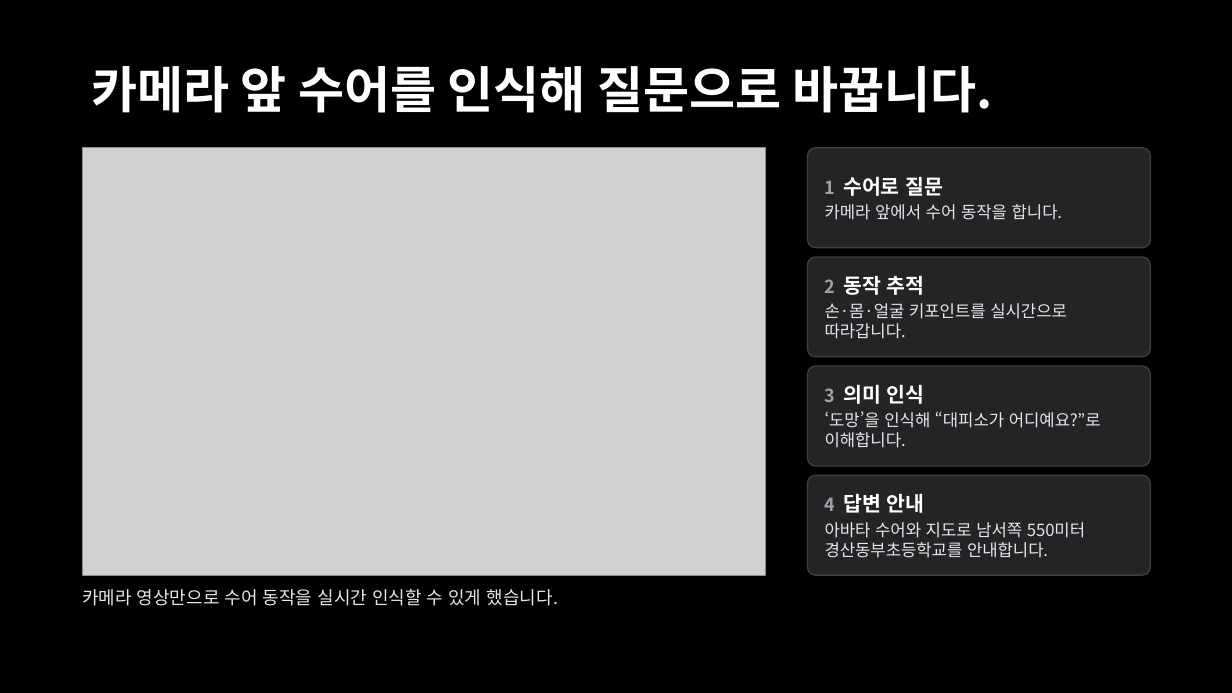
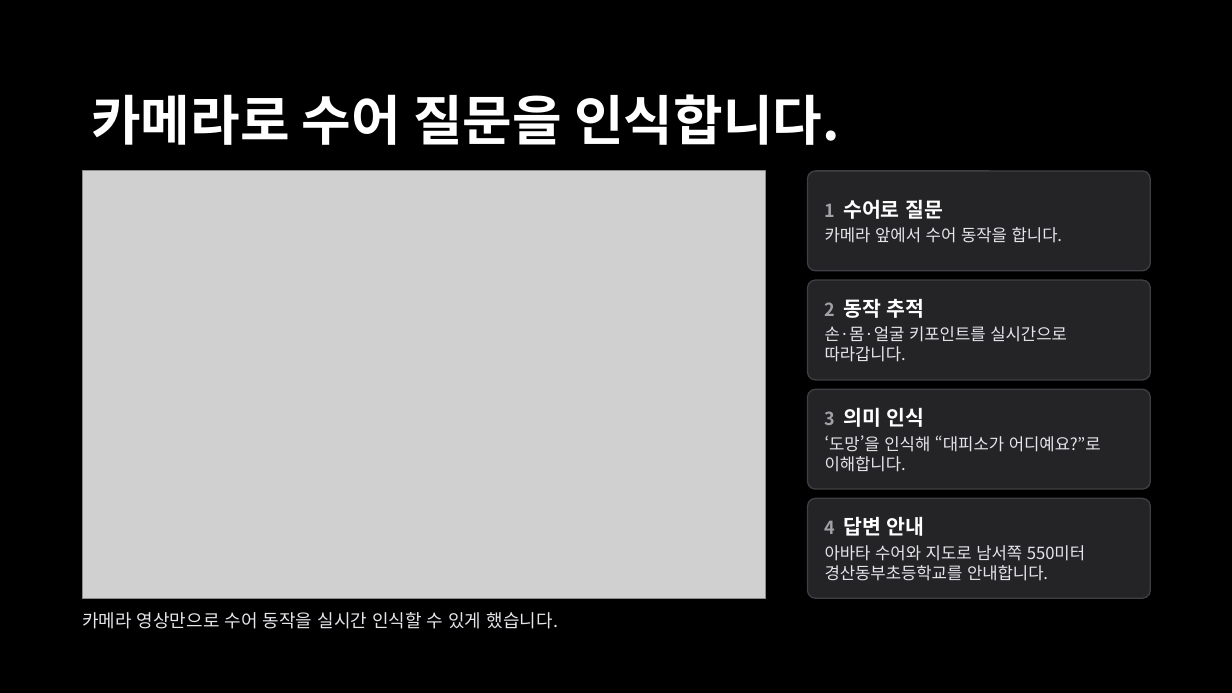
Before and after one commit to BioCode67/AI-service-project, a slide deck: slide 11 of 이음_추가.pptx. Drawn at 1232x693 pixels with LibreOffice and Linux fonts; fonts in the diff are those of the drawing; grey boxes stand for pictures. Boxes give left, top, right and bottom in pixels: in the first picture for what was removed or moved away, otherwise in the second. Text is boxed around its words. In the diff, an @@ line names an element or a change of style, - is before the commit and + after.

```diff
--- a/이음_추가.pptx
+++ b/이음_추가.pptx
@@ text at (91, 94, 839, 145): text changed; size 39 to 42 pt @@
-카메라 앞 수어를 인식해 질문으로 바꿉니다.
+카메라로 수어 질문을 인식합니다.
@@ 4 rounded rectangles, 1 picture, 1 text: place and size @@
-4 rounded rectangles, 1 picture, 1 text at (82, 148, 1151, 606)
+4 rounded rectangles, 1 picture, 1 text at (82, 171, 1151, 629)
```
Also in this commit, not shown: 4 other slides changed, 1 other file.
